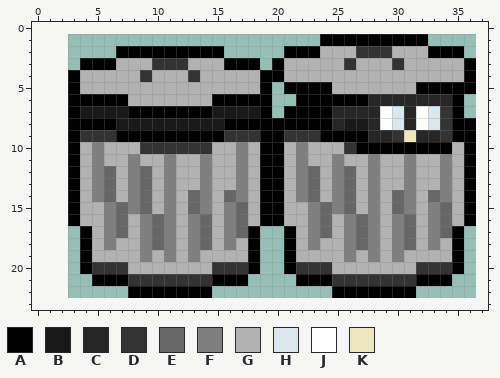
A pixel-art sprite gets an edit: Assets/Sprites/Sprite-Trashcan.png. Above is the file before it was changed.
The file is 34x22 pixels. The old version is drawn lined up with the new one, on the new canvas.
Palette (. is transparent): A #000000  B #191919  C #262626  D #333333  E #666666  F #7f7f7f  G #b2b2b2  H #dae8ed  J #ffffff  K #ede6bf
Pixels before, first column x 3:
 1 .....................AAAAAAAAA....
 2 ....AAAAAAAAA.....AAAGGGDDDGGGAAA.
 3 .AAAGGGDDDGGGAAA.AGGGGGDGGGDGGGGGA
 4 AGGGGGDGGGDGGGGGAAGGGGGGGGGGGGGGGA
 5 AGGGGGGGGGGGGGGGA.AAAAGGGGGGGAAAAA
 6 AAAAAGGGGGGGAAAAA..AAAAAACCCCCCCA.
 7 ABBBBAAAAAAABBBBA.AAAACCCCJHCJHDA.
 8 AAAABBBBBBBBBAAAAAAAAACBBCJHCJHDAA
 9 ADDDAAAAAAAAADDDAADDDAAAACCDKCCDAA
10 AGFGGGDDDDDDGGFGAAGFGGGDAAAAAAAAGA
11 AGFGGFGGFGGFGGFGAAGFGGFGGFGGFGGFGA
12 AGFEGFEGFGGFGGFGAAGFEGFEGFGGFGGFGA
13 AGFEGFEGFGGFGGFGAAGFEGFEGFGGFGGFGA
14 AGFEGFEGFGEFGEFGAAGFEGFEGFGEFGEFGA
15 AGGFEFEGFGEFGFEGAAGGFEFEGFGEFGFEGA
16 AGGFEGFEFGFEGFEGAAGGFEGFEFGFEGFEGA
17 .AGFEGFEFGFEGFEA..AGFEGFEFGFEGFEA.
18 .AGFGGFEFGFEGFGA..AGFGGFEFGFEGFGA.
19 .AGGGGFGFGFGGGGA..AGGGGFGFGFGGGGA.
20 .ADDDGGGGGGGDDDA..ADDDGGGGGGGDDDA.
21 ..AAADDDDDDDAAA....AAADDDDDDDAAA..
22 .....AAAAAAA..........AAAAAAA.....
After:
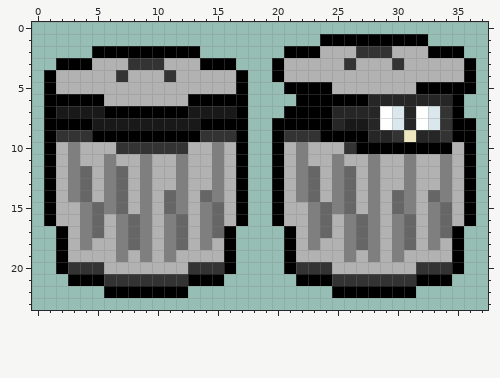
Edits made:
canvas 34x22 -> 38x24, the old top-left corner now at 3,1
Changed rows in their new state; - is an unchanged pixel.
first column x 1:
 2 ----AA-------..----
 3 -AA-GG-DD-GG-AA-..-
 4 AGG---D-G-D-G---A..
 5 AGG-------------A..
 6 AA---GG-----AA---..
 7 ABB--AA-----BB--A..
 8 AA--BB-------AA--..
 9 ADD-AA-------DD-A..
10 AGF-G-DD----GGF-A..
11 AGF-GF-GF-GF-GF-A..
12 AGFEGFEGF-GF-GF-A..
13 AGFEGFEGF-GF-GF-A..
14 AGFEGFEGF-EFGEFGA..
15 AGGFE--GF-EFG-EGA..
16 AGGFEGFE-G-EGFEGA..
17 -AGFEGFE-G-EGFEA..-
18 -AGF-GFE-G-EGF-A..-
19 -AGG--F-----G--A..-
20 -ADD-GG-----DD-A..-
21 --AA-DD-----AA-..--
22 -----AA-----..-----
Where, in picture pixels (left, top, right, bottom), the same in both pictures:
changed: (44, 46, 272, 298)
